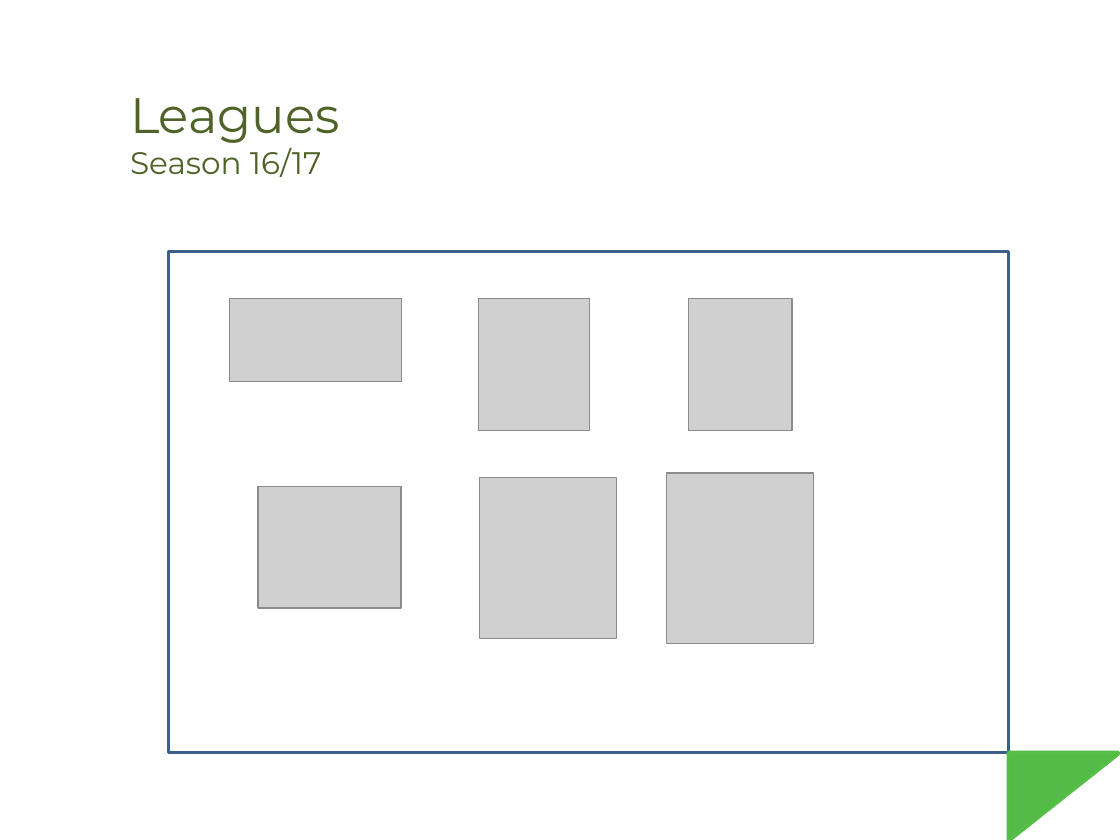
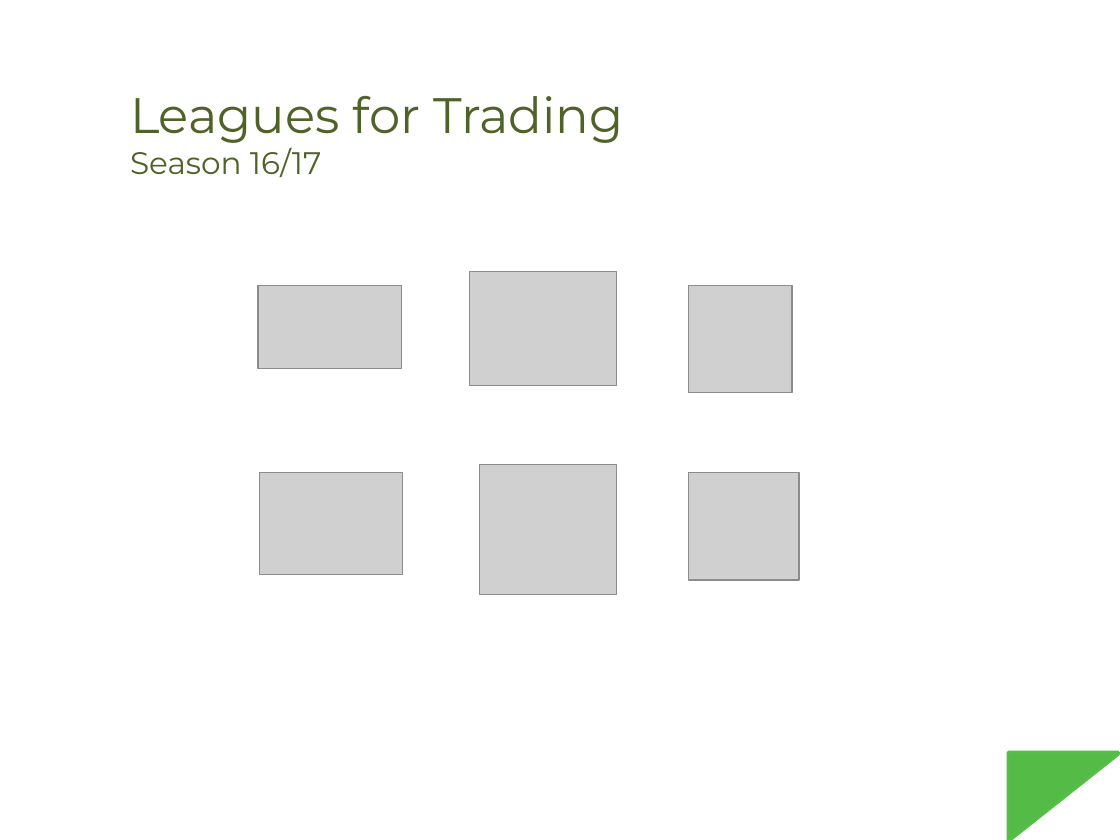
Before and after one commit to antdro/predictor, a slide deck: slide 3 of demo.pptx (slide 12 before the commit). Drawn at 1120x840 pixels with LibreOffice and Linux fonts; fonts in the diff are those of the drawing; grey boxes stand for pictures. Boxes give left, top, right and bottom in pixels: in the first picture for what was removed or moved away, otherwise in the second. Text is boxed around its words. In the diff, an @@ line names an element or a change of style, - is before the commit and + after.

```diff
--- a/demo.pptx
+++ b/demo.pptx
@@ text at (130,96,623,143): text changed @@
-Leagues
+Leagues for Trading
@@ rectangle removed at (169,252,1009,753) @@
@@ picture: place and size @@
-picture at (230,299,402,382)
+picture at (258,286,401,368)
@@ picture: place and size @@
-picture at (666,473,813,643)
+picture at (469,271,616,385)
@@ picture: place and size @@
-picture at (688,299,792,431)
+picture at (688,286,792,393)
@@ picture: place and size @@
-picture at (258,486,401,608)
+picture at (259,473,402,575)
@@ picture: place and size @@
-picture at (479,477,616,638)
+picture at (479,464,616,595)
@@ picture: place and size @@
-picture at (479,299,590,431)
+picture at (688,473,799,580)
```
Also in this commit, not shown: 5 other slides changed, 11 slides added, 8 slides removed.
